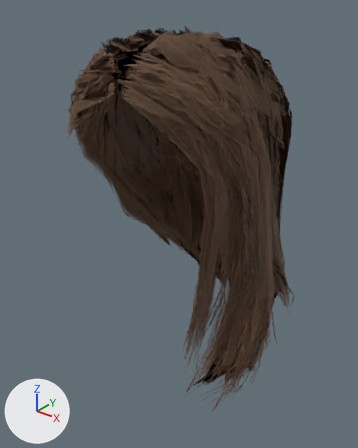
A saved change to the glTF model clothing/female/hair/hair_4.glb.
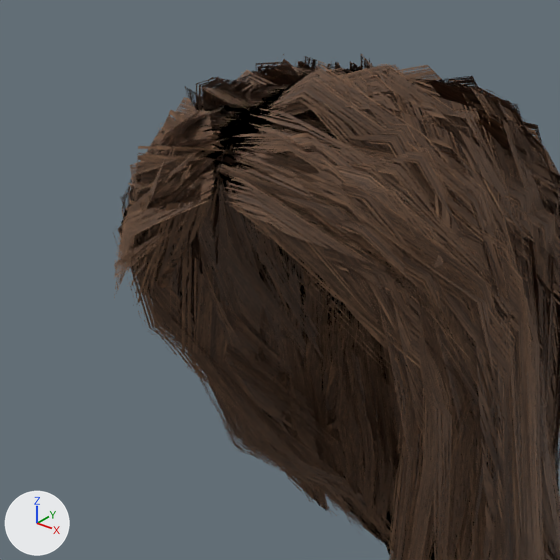
There are two pictures of each version: one whole from a 50 mm camera at (0.303, -0.376, 1.772) aimed at (-0.005, 0.008, 1.534), one close up on the part from 3% to 78% of the width and 0% to 60% of the height. The axes (+X, +Y, +Z) are drawn at lower left. The lights are the same throughout. The first two pictures are the older version.

In view in the first close-up: 'hair_4'.
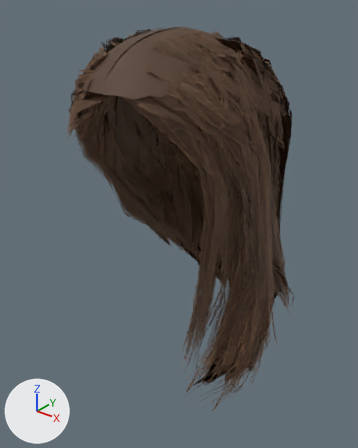
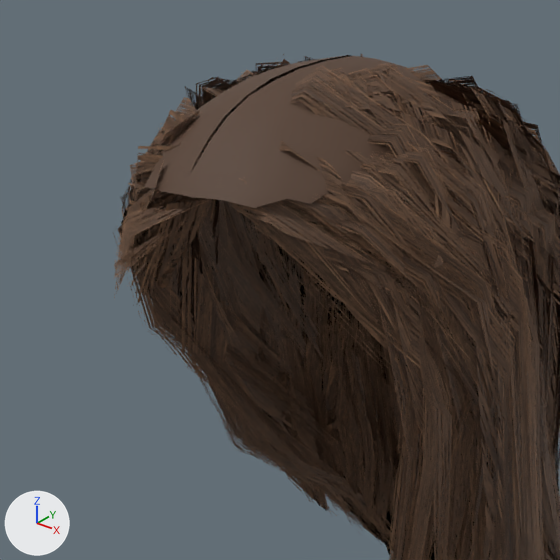
Boxes [x1, y1, x2, y2] around the edits, measured in the close-ups (560 x 560 px):
part 1 of me_hair_4, added (brown): after [144, 55, 523, 309]

What changed in the scene script:
```text
Change me_hair_4:
    used by ob_hair_4; location = (0.0, 0.0, 0.0)
    remove me_hair_4.from_pydata(...)  # 10075 vertices, 7000 faces; spans x -0.109..0.137, y -0.111..0.168, z 1.344..1.74
    add me_hair_4.from_pydata(...)  # 10421 vertices, 7576 faces; spans x -0.109..0.137, y -0.111..0.168, z 1.344..1.74
    me_hair_4 part 1: a new loose piece of 346 vertices spanning x -0.077..0.079, y -0.1..0.09, z 1.599..1.737, in mat_hair_4
```
